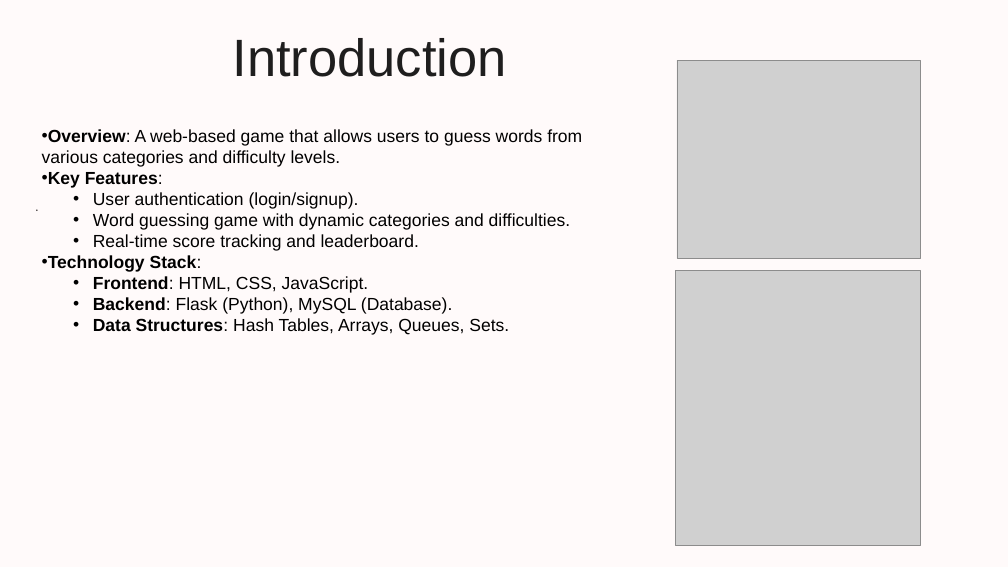
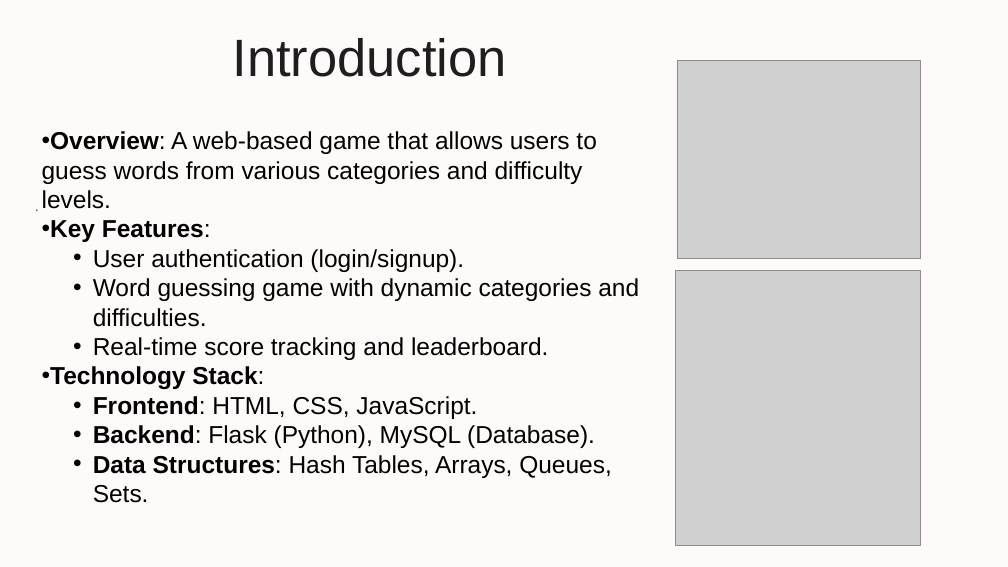
Before and after one commit to Thexz3n/GuessGame, a slide deck: slide 2 of Guess-Game-Online[1]00.pptx. Drawn at 1008x567 pixels with LibreOffice and Linux fonts; fonts in the diff are those of the drawing; grey boxes stand for pictures; background and template pictures are left out. Boxes give left, top, right and bottom in pixels: in the first picture for what was removed or moved away, otherwise in the second. Text is boxed around its words. In the diff, an @@ line names an element or a change of style, - is before the commit and + after.

```diff
--- a/Guess-Game-Online[1]00.pptx
+++ b/Guess-Game-Online[1]00.pptx
@@ text "Overview: A web-based game that ..." at box(42, 131, 639, 503): size 20 to 28 pt @@
```
Also in this commit, not shown: 2 other slides changed, 2 other files.
